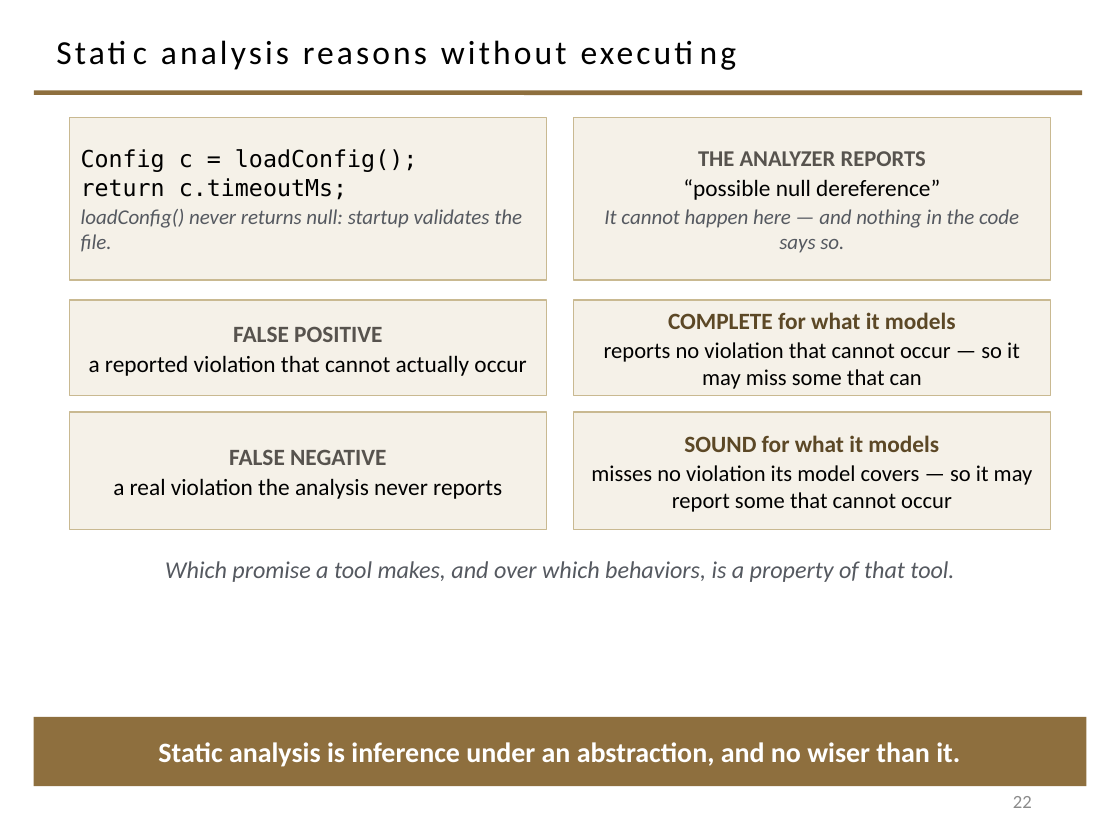
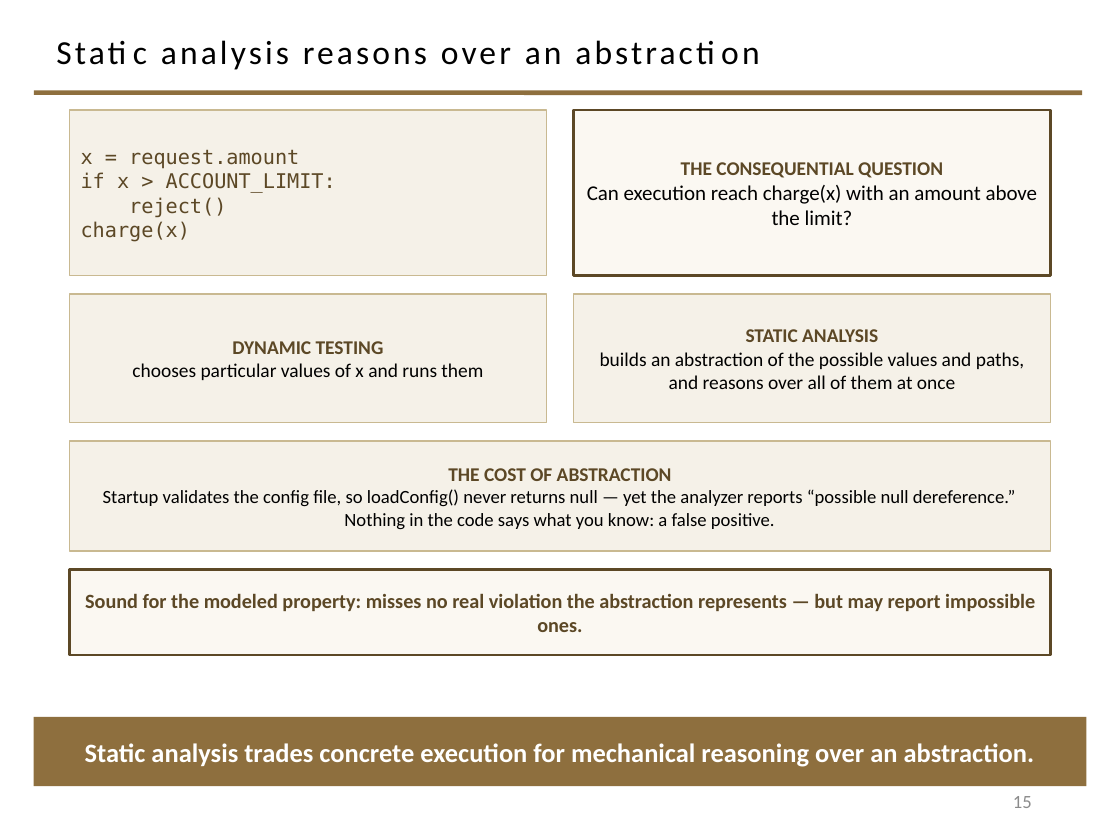
Before and after one commit to davisjam/model-based-agentic-software-engineering, a slide deck: slide 15 of course/lectures/act-1-foundations/08-validation/1-8-Validation.pptx (slide 22 before the commit). Drawn at 1120x840 pixels with LibreOffice and Linux fonts; fonts in the diff are those of the drawing; background and template pictures are left out. Boxes give left, top, right and bottom in pixels: in the first picture for what was removed or moved away, otherwise in the second. Text is boxed around its words. In the diff, an @@ line names an element or a change of style, - is before the commit and + after.

```diff
--- a/course/lectures/act-1-foundations/08-validation/1-8-Validation.pptx
+++ b/course/lectures/act-1-foundations/08-validation/1-8-Validation.pptx
@@ title at [161, 40, 562, 70]: text changed @@
-Static analysis reasons without executing
+Static analysis reasons over an abstraction
@@ rectangle "x = request.amount": place and size @@
-rectangle "x = request.amount" at [69, 118, 547, 280]
+rectangle "x = request.amount" at [69, 110, 547, 276]
@@ rectangle "THE CONSEQUENTIAL QUESTION": place and size @@
-rectangle "THE CONSEQUENTIAL QUESTION" at [573, 118, 1051, 280]
+rectangle "THE CONSEQUENTIAL QUESTION" at [573, 110, 1051, 276]
@@ rectangle "THE CONSEQUENTIAL QUESTION" at [573, 110, 1051, 276]: fill #F5F1E8 to #FBF8F2; outline #C9B991 1 pt to #5C4826 1.5 pt @@
@@ text in rectangle at [81, 149, 336, 242]: text changed; size 13.5 to 13 pt; font Calibri to DejaVu Sans Mono; text colour #555960 to #5C4826; italic off @@
-Config c = loadConfig();
-return c.timeoutMs;
-loadConfig() never returns null: startup validates the file.
+x = request.amount
+if x > ACCOUNT_LIMIT:
+reject()
+charge(x)
@@ text in rectangle at [587, 162, 1038, 225]: text changed; text colour #555960 to #000000; italic off @@
-THE ANALYZER REPORTS
-“possible null dereference”
-It cannot happen here — and nothing in the code says so.
+THE CONSEQUENTIAL QUESTION
+Can execution reach charge(x) with an amount above the limit?
@@ rectangle "DYNAMIC TESTING": place and size @@
-rectangle "DYNAMIC TESTING" at [69, 300, 547, 395]
+rectangle "DYNAMIC TESTING" at [69, 293, 547, 422]
@@ rectangle "STATIC ANALYSIS": place and size @@
-rectangle "STATIC ANALYSIS" at [573, 300, 1051, 395]
+rectangle "STATIC ANALYSIS" at [573, 293, 1051, 422]
@@ text in rectangle at [600, 329, 1024, 389]: text changed; size 14.5 to 12.5 pt @@
-COMPLETE for what it models
-reports no violation that cannot occur — so it may miss some that can
+STATIC ANALYSIS
+builds an abstraction of the possible values and paths, and reasons over all of them at once
@@ text in rectangle at [132, 341, 483, 380]: text changed; size 15 to 12.5 pt @@
-FALSE POSITIVE
-a reported violation that cannot actually occur
+DYNAMIC TESTING
+chooses particular values of x and runs them
@@ rectangle removed at [573, 412, 1051, 530] @@
-SOUND for what it models
-misses no violation its model covers — so it may report some that cannot occur
@@ rectangle "THE COST OF ABSTRACTION": place and size @@
-rectangle "THE COST OF ABSTRACTION" at [69, 412, 547, 530]
+rectangle "THE COST OF ABSTRACTION" at [69, 441, 1051, 551]
@@ text in rectangle at [103, 468, 1016, 530]: text changed; size 15 to 12 pt @@
-FALSE NEGATIVE
-a real violation the analysis never reports
+THE COST OF ABSTRACTION
+Startup validates the config file, so loadConfig() never returns null — yet the analyzer reports “possible null dereference.” Nothing in the code says what you know: a false positive.
@@ rectangle "Sound for the modeled property: ...": place and size @@
-rectangle "Sound for the modeled property: ..." at [165, 561, 954, 582]
+rectangle "Sound for the modeled property: ..." at [69, 570, 1051, 656]
@@ rectangle "Sound for the modeled property: ..." at [69, 570, 1051, 656]: vertical alignment top to middle; fill none to #FBF8F2; outline none to #5C4826 1.5 pt @@
@@ text in rectangle at [85, 593, 1035, 632]: text changed; size 15.5 to 13 pt; text colour #555960 to #5C4826; bold on; italic off @@
-Which promise a tool makes, and over which behaviors, is a property of that tool.
+Sound for the modeled property: misses no real violation the abstraction represents — but may report impossible ones.
@@ text in rectangle at [85, 743, 1035, 767]: text changed; size 18 to 17 pt @@
-Static analysis is inference under an abstraction, and no wiser than it.
+Static analysis trades concrete execution for mechanical reasoning over an abstraction.
@@ page number at [1013, 796, 1032, 808]: text changed @@
-22
+15
```
Also in this commit, not shown: 21 other slides changed, 4 slides added, 30 slides removed.
